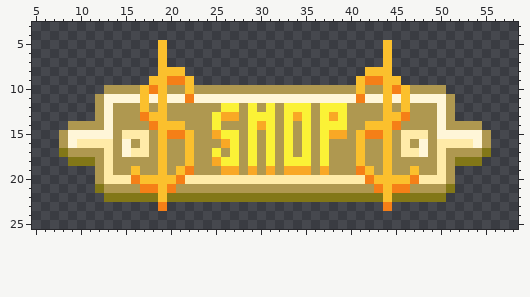
A pixel-art file gets an edit: Assets/Arts/GameUI/ShopUI/ShopName.aseprite. This is how it looked before the edit.
64x32 pixels, 1 frame. Shown: x 5..58, y 3..25. The old version is drawn lined up with the new one.
The result:
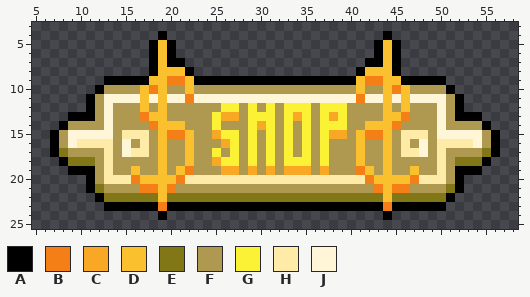
Palette (. is transparent): A #000000  B #f57f17  C #f9a825  D #fbc02d  E #827717  F #af9850  G #fbf236  H #ffeba8  J #fff6d8
Edits made:
whole drawing moved by -8,+0 (the old picture is shown already moved)
Changed rows in their new state; - is an unchanged pixel.
first column x 7:
 4 ------------A------------------------A------------
 5 -----------A-A----------------------A-A-----------
 6 -----------A-A----------------------A-A-----------
 7 -----------A-AA--------------------AA-A-----------
 8 -----------A---A------------------A---A-----------
 9 ------AAAAA-----AAAAAAAAAAAAAAAAAA-----AAAAA------
10 -----A--------------------------------------A-----
11 ----A----------------------------------------A----
12 ----A----------------------------------------A----
13 --AAA----------------------------------------AAA--
14 -A----------------------------------------------A-
15 A------------------------------------------------A
16 A------------------------------------------------A
17 A------------------------------------------------A
18 -A----------------------------------------------A-
19 --AAA----------------------------------------AAA--
20 ----A----------------------------------------A----
21 ----A----------------------------------------A----
22 -----A--------------------------------------A-----
23 ------AAAAAA-AAAAAAAAAAAAAAAAAAAAAAAA-AAAAAA------
24 ------------A------------------------A------------
Changed places in both pictures, as pixel boxes (x1, y1, x2, y2):
added: (50, 31, 500, 220)
